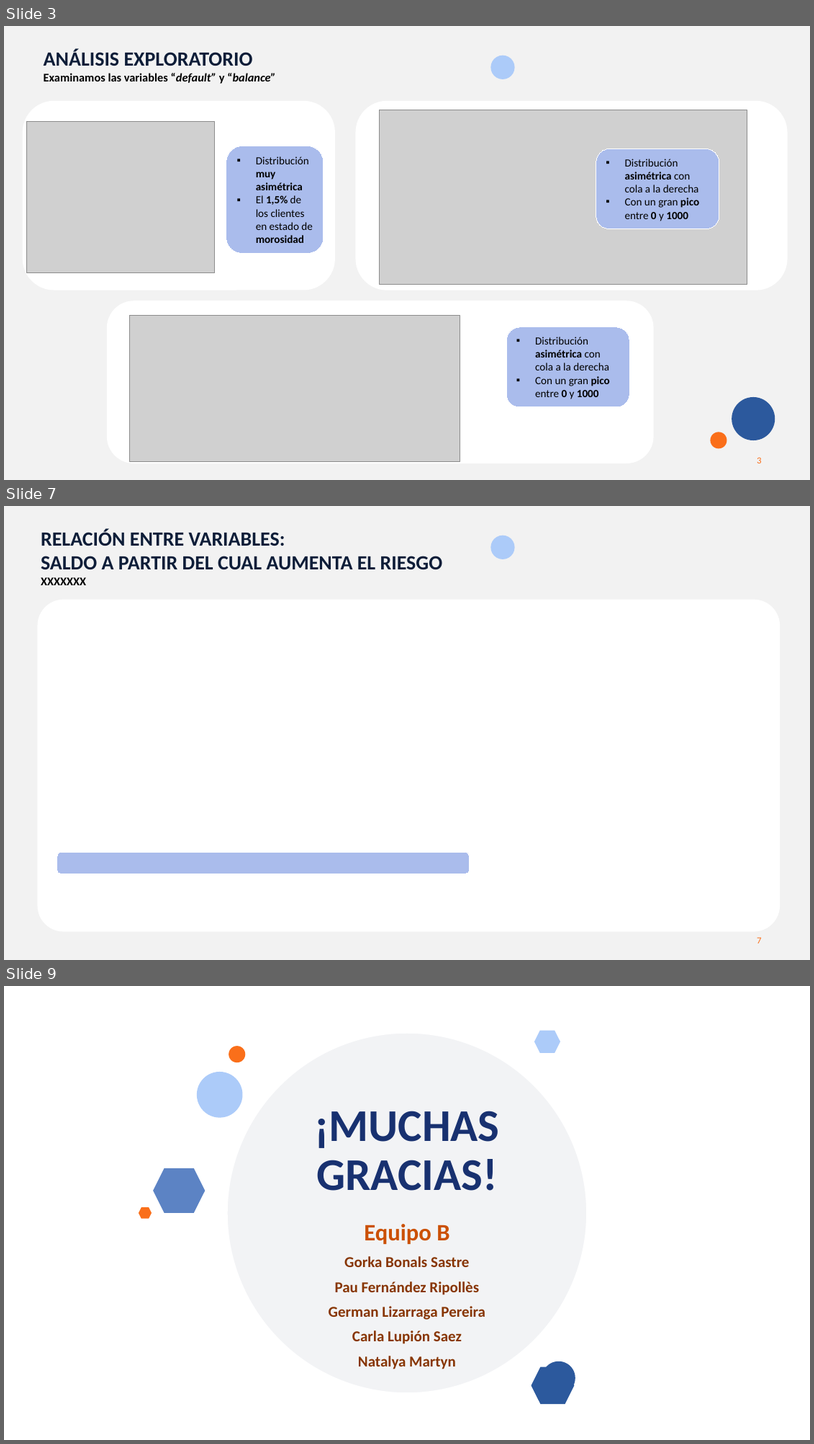
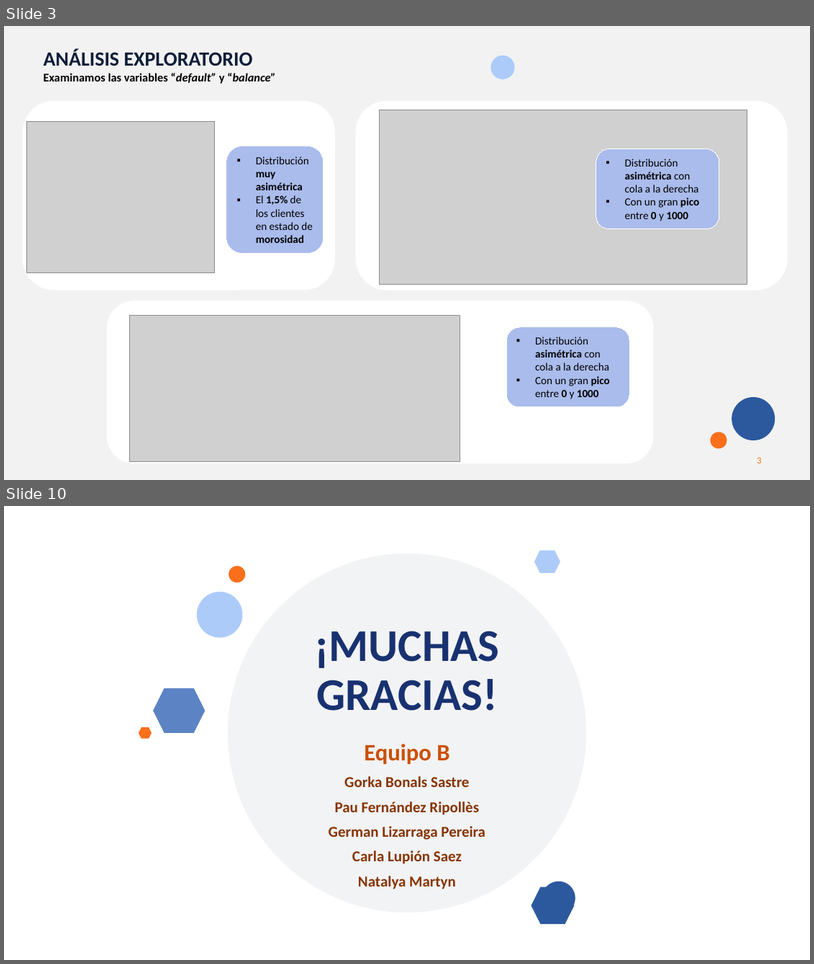
Before and after one commit to MarinaTorba/PersonalDataProrjects, a slide deck: Equip_B/results/S3_Presentacion_Finanzas.pptx. Shown one above the other, each under a label of ours: slides 3, 7 and 9 before the commit, slides 3 and 10 after it; the slides between them are not shown. The pictures are 814x1444 and 814x964 pixels, drawn with LibreOffice and Linux fonts; fonts in the diff are those of the drawing; grey boxes stand for pictures; background and template pictures are left out. Boxes give left, top, right and bottom in pixels: in the first picture for what was removed or moved away, otherwise in the second. Text is boxed around its words. In the diff, an @@ line names an element or a change of style, - is before the commit and + after.

```diff
--- a/Equip_B/results/S3_Presentacion_Finanzas.pptx
+++ b/Equip_B/results/S3_Presentacion_Finanzas.pptx
@@ slide 7 removed at (4,506,810,960), background #F2F2F2; not listed: 2 template elements that a slide beside it also shows @@
@@ text removed at (41,528,443,585) @@
-RELACIÓN ENTRE VARIABLES:
-SALDO A PARTIR DEL CUAL AUMENTA EL RIESGO
-XXXXXXX
@@ rounded rectangle removed at (37,599,780,932) @@
@@ rounded rectangle removed at (57,852,469,873) @@
@@ rectangle removed at (4,929,173,960) @@
@@ what was slide 9 is now slide 10 @@
```
Also in this commit, not shown: 2 slides changed, 4 slides added, 2 other slides removed, 1 other file.
